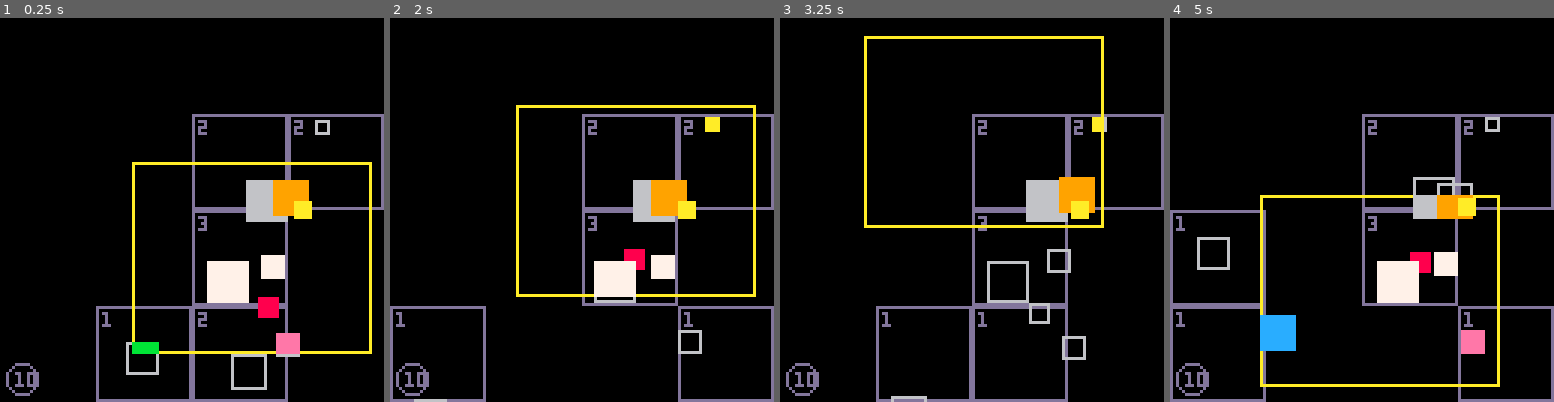
Above: before the commit, frames 1-4 (left to right).
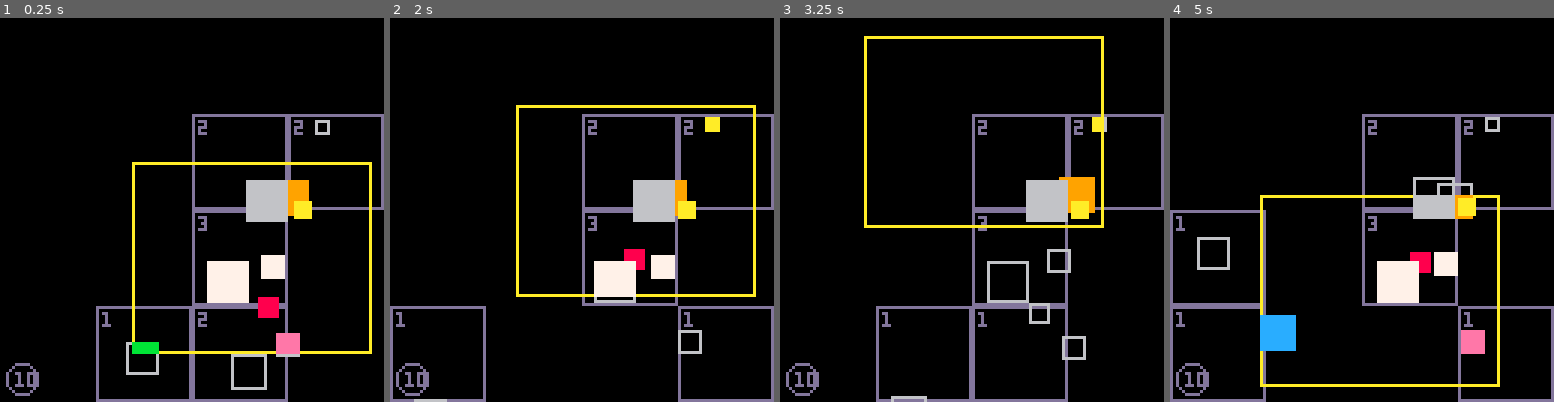
Above: after the commit, the same moments.

Repository: kikito/locus.p8
Game: PICO-8 cartridge test_locus.p8
Two runs of this game, one before a commit and one after it. Both use one fixed random seed, a clock stepped at 60 frames per second and the inputs below.
Inputs:
- Up to frame 1 (0.25 s): no input
- Up to frame 2 (2 s): no input
- Up to frame 3 (3.25 s): no input
- Up to frame 4 (5 s): no input

The runs differ from the first frame. In frame 1, 0.4% of the frame differs, in the area x 71-75%, y 42-52%; in frame 2, 0.6%, in the area x 67-75%, y 42-52%; in frame 3, 0.2%; in frame 4, 0.3%.

Commit message:
fix issue: deleting elements from cell while iterating didn't guarantee correct order
This happened because `pairs` is not guaranteed to execute in order if elements are removed from the table while it is iterating over it.

The fix involves transforming the cells into arrays, and iterating over them in descending order (from #cell to 1) inside query

Diff:
--- a/locus.lua
+++ b/locus.lua
@@ -11,7 +11,7 @@
     if not cells[idx] then
       cells[idx]={}
     end
-    cells[idx][obj]=true
+    add(cells[idx],obj)
     ocx[obj],ocy[obj]=cx,cy
   end
 
@@ -20,8 +20,8 @@
     local idx=cx|(cy>>>16)
     local cell=cells[idx]
     if cell then
-      cell[obj]=nil
-      if not next(cell) then
+      del(cell,obj)
+      if #cell==0 then
         cells[idx]=nil
       end
     end
@@ -33,8 +33,8 @@
       for cx=l,r do
         local cell=cells[cx|(cy>>>16)]
         if cell then
-          for obj in pairs(cell) do
-            yield(obj)
+          for i=#cell,1,-1 do
+            yield(cell[i])
           end
         end
       end
